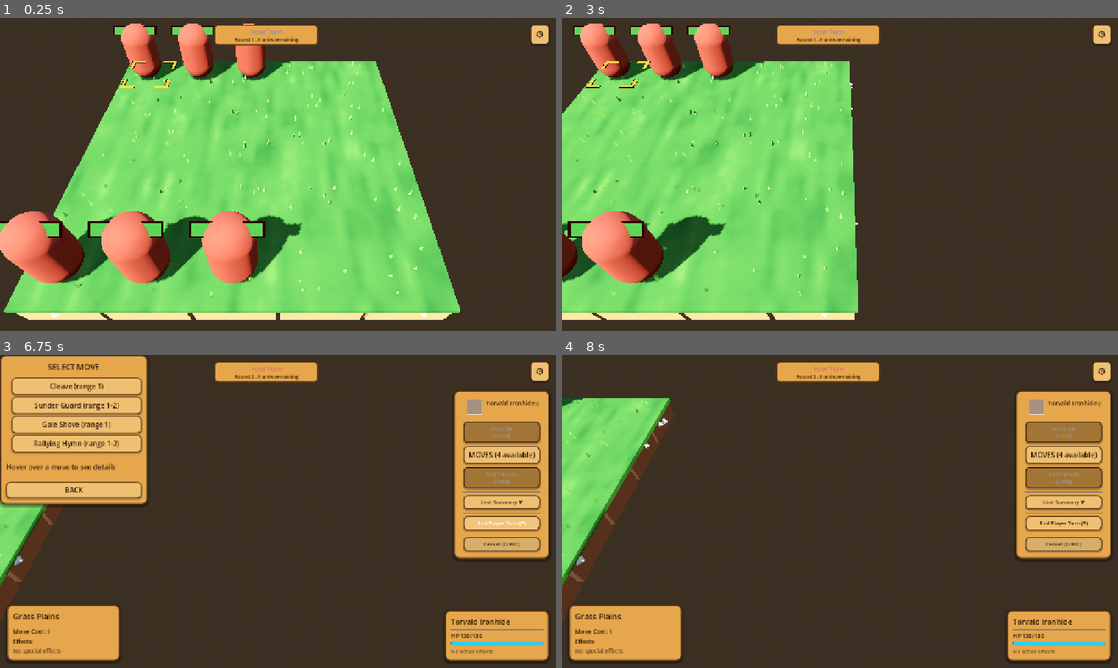
Above: before the commit, frames 1-4 (two rows, left to right).
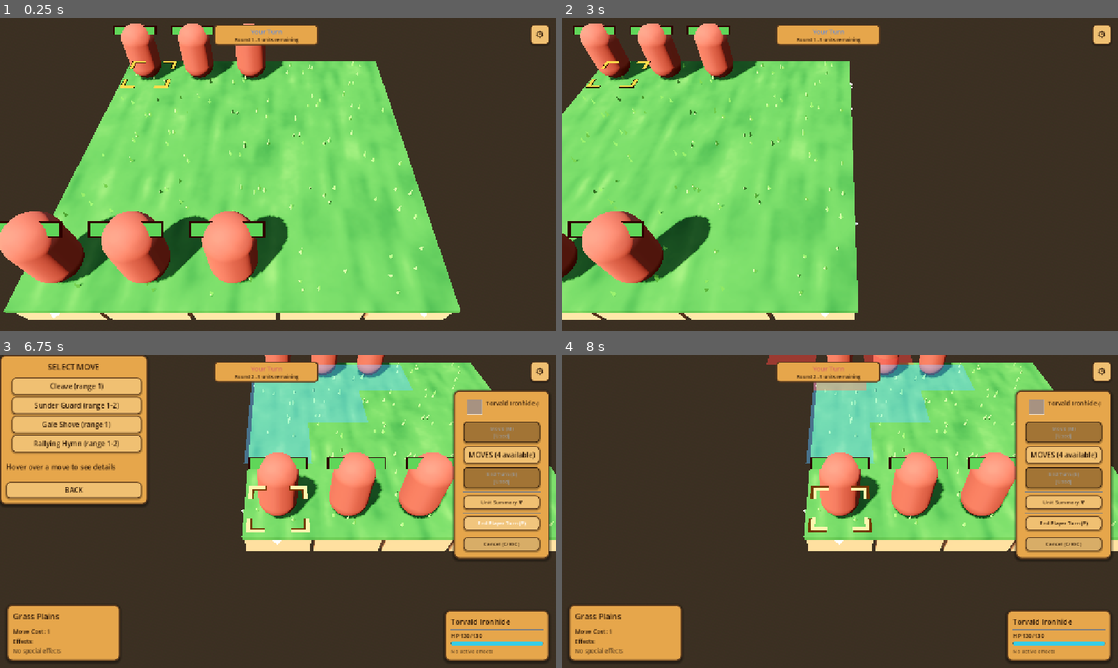
Above: after the commit, the same moments.

Repository: K-ennethA/Conquest
Game: Godot game, scene res://game/world/GameWorld.tscn
Two runs of this game, one before a commit and one after it. Both use one fixed random seed, a clock stepped at 60 frames per second and the inputs below. This scene is started directly instead of the project's main scene.
Inputs (mouse positions are in pixels of both pictures, inside the frame that each line leads up to):
- Up to frame 1 (0.25 s): no input
- Up to frame 2 (3 s): click "⚙" at 0.5 s; click (895, 140) at 1.25 s; click "Quick" at 2 s; tap Enter (ui_accept) at 2.75 s; move the mouse to (962, 158) at 2.77 s; hold Right (ui_right) from 2.78 s (still down); hold Shift from 2.78 s (still down); click (962, 158) at 2.92 s
- Up to frame 3 (6.75 s): tap Enter (ui_accept) at 3.02 s; release Right (ui_right) at 3.5 s; release Shift at 3.5 s; click "End Turn (E)" at 3.5 s; click "MOVES (4 available)" at 4.25 s; click "Unit Summary ▼" at 5 s; click "Unit Summary ▲" at 5.75 s; click "End Player Turn (P)" at 6.5 s
- Up to frame 4 (8 s): click "Cleave (range 1)" at 7.25 s

The runs differ from the first frame. In frame 1, 0.1% of the frame differs, in the area x 15-55%, y 13-70%; in frame 2, 0.2%; in frame 3, 25%; in frame 4, 30%, in the area x 0-100%, y 0-85%.

Commit message:
fix+feat: restore combat forecast, kill health-bar shadows, dim spent units, re-frame player on turn start
- Combat forecast REGRESSION fixed: the bottom-center reposition anchored the card
  with grow-from-bottom and equal top/bottom offsets, which collapsed it to zero
  height -- so clicking a move + hovering an enemy showed nothing ("attack simulator
  gone"). Re-anchored TOP-center below the now-slim turn chip (offset_top 70), the
  known-good grow-from-top layout; verified it renders (Hit/Damage/Crit/HP preview).
- Health bars no longer cast shadows: cast_shadow OFF on the billboard bar quads
  (an unshaded UI overlay casting a shadow was just a floating dark rectangle).
- Spent-unit indicator: UnitVisualManager dims any living unit that has acted this
  turn via a shared semi-transparent dark material_overlay (non-destructive, doesn't
  fight the hit/heal flash or selection glow), driven off has_acted_this_turn +
  unit_action_completed; restored automatically when actions reset next turn.
- Camera re-frames the PLAYER on turn start: rides the active turn system's
  turn_started (human turns only) and focuses the next acting unit (Speed First) or
  the first actable/living unit (Traditional), so control returning from the enemy
  phase glides back to your side consistently. Additive to the spawn/hit/heal focus.

Gate: import clean, suite 586/589 (3 known collaborative-lobby failures), clean boot.

Co-Authored-By: Claude Opus 4.8 <noreply@anthropic.com>

Diff:
--- a/game/ui/panels/CombatForecastPanel.gd
+++ b/game/ui/panels/CombatForecastPanel.gd
@@ -15,9 +15,10 @@
 # Positioned top-center so it never overlaps the right-edge sidebar.
 
 const CARD_WIDTH := 360.0
-## Distance from the bottom edge the card floats at. It lives at BOTTOM-center now,
-## clear of the top-center turn banner it used to overlap and the right-edge sidebar.
-const BOTTOM_MARGIN := 20.0
+## Distance from the TOP edge the card floats at. Sits just below the slim turn chip
+## (~56px top bar), so it no longer overlaps the banner but still reliably renders
+## (a bottom-anchored grow collapsed to zero height -- the "forecast is gone" bug).
+const TOP_MARGIN := 70.0
 
 # --- Node references (built once in _ready, only re-populated in show_forecast) --
 var _card: PanelContainer
@@ -63,14 +64,13 @@
 	_card.name = "ForecastCard"
 	_card.anchor_left = 0.5
 	_card.anchor_right = 0.5
-	_card.anchor_top = 1.0
-	_card.anchor_bottom = 1.0
+	_card.anchor_top = 0.0
+	_card.anchor_bottom = 0.0
 	_card.grow_horizontal = Control.GROW_DIRECTION_BOTH
-	_card.grow_vertical = Control.GROW_DIRECTION_BEGIN
+	_card.grow_vertical = Control.GROW_DIRECTION_END
 	_card.offset_left = -CARD_WIDTH * 0.5
 	_card.offset_right = CARD_WIDTH * 0.5
-	_card.offset_top = -BOTTOM_MARGIN
-	_card.offset_bottom = -BOTTOM_MARGIN
+	_card.offset_top = TOP_MARGIN
 	_card.mouse_filter = Control.MOUSE_FILTER_IGNORE
 	add_child(_card)
 
--- a/game/visuals/CameraController.gd
+++ b/game/visuals/CameraController.gd
@@ -109,6 +109,15 @@
 ## Time.get_ticks_msec() of the last event-driven auto-focus, for the cooldown gate.
 var _last_auto_focus_ms: int = 0
 
+## Cached TurnSystemManager autoload (absent in headless/minimal scenes) plus the turn
+## system we're currently listening to for turn_started. SEPARATE from the GameEvents
+## auto-focus wiring above so the two never clash: that path rides GameEvents' spawn/
+## hit/heal signals; THIS path rides the active turn system's per-turn turn_started so
+## control returning to the human re-frames a player unit. Distinct member name (mirrors
+## SpawnManager/TurnIndicator's _watched_ts) keeps the (re)connect bookkeeping isolated.
+var _turn_system_manager: Node = null
+var _focus_watched_ts: Node = null
+
 # AutoFocus mode ints, mirroring GameSettings.AutoFocus (kept local so we stay
 # null-safe when GameSettings is absent).
 const _AUTO_OFF: int = 0
@@ -127,6 +136,7 @@
 		call_deferred("fit_to_map")
 
 	_setup_auto_focus()
+	_setup_turn_focus()
 
 
 ## Flatten the authored camera axes onto the ground plane. Called once; the basis
@@ -669,3 +679,127 @@
 	if not is_instance_valid(unit) or not (unit is Node3D):
 		return
 	_request_auto_focus((unit as Node3D).global_position, false, false)
+
+
+# --- Turn-start focus (re-frame the player's side when control returns) ------
+##
+## During the ENEMY phase the camera chases the AI's actions (via the GameEvents
+## hit/spawn/heal auto-focus above) and is left wherever the AI finished. When control
+## returns to the HUMAN, nothing re-framed the player's side. This ADDITIVE path rides
+## the ACTIVE TURN SYSTEM's turn_started -- the reliable per-turn signal that fires for
+## AI advances too (PlayerManager's own signals don't), which is why every per-turn
+## system in this project (TurnIndicator, SpawnManager) listens here rather than to
+## PlayerManager. On a human turn start it glides the focus back to a relevant player
+## unit; the AI's turns are ignored (their own actions already drive the camera).
+##
+## Deliberately reuses the existing auto-focus machinery: it honours _should_auto_focus()
+## (OFF mode / mid-drag / typing) and glides via focus_on() (a gentle cinematic pull-in
+## when the mode is CINEMATIC), so it inherits the same feel and gating as every other
+## auto-focus, and never touches the authored basis or fov.
+
+## Wire to the active turn system's turn_started, (re)connecting when it activates or
+## switches. Mirrors SpawnManager.setup / TurnIndicator._ready exactly, but with its OWN
+## member (_focus_watched_ts) so it never disturbs the GameEvents auto-focus connections.
+func _setup_turn_focus() -> void:
+	_turn_system_manager = get_node_or_null("/root/TurnSystemManager")
+	if _turn_system_manager == null:
+		return
+	if _turn_system_manager.has_signal("turn_system_activated") \
+			and not _turn_system_manager.turn_system_activated.is_connected(_on_turn_system_activated_focus):
+		_turn_system_manager.turn_system_activated.connect(_on_turn_system_activated_focus)
+	if _turn_system_manager.has_method("has_active_turn_system") \
+			and _turn_system_manager.has_active_turn_system():
+		_on_turn_system_activated_focus(_turn_system_manager.get_active_turn_system())
+
+
+## (Re)wire to the active turn system's turn_started when it activates or switches.
+func _on_turn_system_activated_focus(ts) -> void:
+	if _focus_watched_ts == ts:
+		return
+	if _focus_watched_ts != null and is_instance_valid(_focus_watched_ts) \
+			and _focus_watched_ts.has_signal("turn_started") \
+			and _focus_watched_ts.turn_started.is_connected(_on_turn_focus_started):
+		_focus_watched_ts.turn_started.disconnect(_on_turn_focus_started)
+	_focus_watched_ts = ts
+	if ts != null and ts.has_signal("turn_started") \
+			and not ts.turn_started.is_connected(_on_turn_focus_started):
+		ts.turn_started.connect(_on_turn_focus_started)
+
+
+## A turn began. Re-frame ONLY when it's a human player's turn (the AI's own actions
+## already drive the camera) and auto-focus isn't suppressed. Glides to a relevant player
+## unit -- the current acting unit (Speed First) or a sensible player unit (Traditional).
+func _on_turn_focus_started(player) -> void:
+	if player == null:
+		return
+	# Human turns only: skip AI advances (we don't re-frame for them).
+	if "is_ai" in player and bool(player.is_ai):
+		return
+	# Same gating as the event auto-focus: OFF mode / mid grab-drag / typing.
+	if not _should_auto_focus():
+		return
+
+	var ts = _focus_watched_ts
+	if ts == null or not is_instance_valid(ts):
+		if _turn_system_manager != null and _turn_system_manager.has_method("has_active_turn_system") \
+				and _turn_system_manager.has_active_turn_system():
+			ts = _turn_system_manager.get_active_turn_system()
+	if ts == null or not is_instance_valid(ts):
+		return
+
+	var unit = _resolve_turn_focus_unit(ts, player)
+	if unit == null or not is_instance_valid(unit) or not (unit is Node3D):
+		return
+
+	# Gentle glide back to the player's side; CINEMATIC also dollies in toward a close
+	# framing. Bypass the cooldown -- a turn start is a rare, deliberate re-frame.
+	var cinematic: bool = _auto_focus_mode() == _AUTO_CINEMATIC
+	_request_auto_focus((unit as Node3D).global_position, cinematic, true)
+
+
+## Resolve which of [param player]'s units to focus for the turn that just started.
+## Speed First exposes the unit whose turn it is via get_current_acting_unit(); prefer
+## that (it IS the next unit to move). Otherwise (Traditional / player-based) pick a
+## sensible one: the first of the player's units that can still act, else the first
+## living one. Duck-typed and null-safe throughout; returns null when nothing fits.
+func _resolve_turn_focus_unit(ts, player):
+	# Speed First: the current acting unit is exactly the next unit that will move.
+	if ts.has_method("get_current_acting_unit"):
+		var acting = ts.get_current_acting_unit()
+		if acting != null and is_instance_valid(acting):
+			return acting
+
+	# Traditional / player-based: scan this player's registered units.
+	var units: Array = []
+	if ts.has_method("get_units_for_player"):
+		var owned = ts.get_units_for_player(player)
+		if owned is Array:
+			units = owned
+
+	var first_living = null
+	for u in units:
+		if u == null or not is_instance_valid(u):
+			continue
+		# Skip the dead: we want a LIVING unit as the fallback focus.
+		if u.has_method("is_alive") and not bool(u.is_alive()):
+			continue
+		if first_living == null:
+			first_living = u
+		# Prefer the first unit that can still act this turn.
+		if u.has_method("can_act") and bool(u.can_act()):
+			return u
+	return first_living
+
+
+func _exit_tree() -> void:
+	# Explicitly drop the turn-system subscriptions (freeing auto-disconnects, but being
+	# explicit keeps a reused instance from double-subscribing). The GameEvents auto-focus
+	# connections are on autoloads and tear down with the node the same way.
+	if _turn_system_manager != null and is_instance_valid(_turn_system_manager) \
+			and _turn_system_manager.has_signal("turn_system_activated") \
+			and _turn_system_manager.turn_system_activated.is_connected(_on_turn_system_activated_focus):
+		_turn_system_manager.turn_system_activated.disconnect(_on_turn_system_activated_focus)
+	if _focus_watched_ts != null and is_instance_valid(_focus_watched_ts) \
+			and _focus_watched_ts.has_signal("turn_started") \
+			and _focus_watched_ts.turn_started.is_connected(_on_turn_focus_started):
+		_focus_watched_ts.turn_started.disconnect(_on_turn_focus_started)
--- a/game/visuals/HealthBar.gd
+++ b/game/visuals/HealthBar.gd
@@ -124,6 +124,9 @@
 	bg_mesh.size = BG_SIZE
 	background.mesh = bg_mesh
 	background.material_override = _background_material
+	# A UI overlay bar must never cast shadows onto the map (it billboards + is
+	# unshaded, so a cast shadow is just a floating dark rectangle artifact).
+	background.cast_shadow = GeometryInstance3D.SHADOW_CASTING_SETTING_OFF
 
 	# Create health fill quad (fits inside background, leaving a thin border visible)
 	var health_mesh = QuadMesh.new()
@@ -131,6 +134,7 @@
 	health_fill.mesh = health_mesh
 	health_fill.material_override = _health_material
 	health_fill.position.z = 0.01  # Slightly in front of background
+	health_fill.cast_shadow = GeometryInstance3D.SHADOW_CASTING_SETTING_OFF
 
 	# Fire-Emblem style: the map bar shows HP as a pure colored bar, no numbers.
 	# The Label3D node still exists in HealthBar.tscn, so hide it here rather
--- a/game/visuals/UnitVisualManager.gd
+++ b/game/visuals/UnitVisualManager.gd
@@ -8,11 +8,22 @@
 
 var _health_bar_scene: PackedScene
 var _unit_health_bars: Dictionary = {}  # Unit -> HealthBar
+
+# Shared "spent turn" dim wash (Fire Emblem style greying-out). One material is
+# reused across every unit and every frame -- never allocate per unit -- and it
+# is applied non-destructively via each MeshInstance3D's `material_overlay`, which
+# composites OVER the model's own materials without replacing them, so clearing it
+# (`material_overlay = null`) restores the original look exactly. Chosen over
+# GeometryInstance3D.transparency because a dark unshaded wash reads clearly as
+# "greyed / desaturated / spent" rather than merely fading the model out.
+var _dim_material: StandardMaterial3D = null
 
 func _ready():
 	if not player_materials:
 		player_materials = PlayerMaterials.new()
 
+	_ensure_dim_material()
+
 	# Load health bar scene
 	_health_bar_scene = preload("res://game/visuals/HealthBar.tscn")
 
@@ -20,8 +31,11 @@
 	if TurnSystemManager:
 		TurnSystemManager.turn_system_activated.connect(_on_turn_system_activated)
 
-	# Connect to game events
-	GameEvents.unit_action_completed.connect(_on_unit_action_completed)
+	# Connect to game events (null-safe: guard the signal exists and isn't already
+	# wired so a minimal/headless scene never crashes on a missing bus).
+	if GameEvents and GameEvents.has_signal("unit_action_completed") \
+			and not GameEvents.unit_action_completed.is_connected(_on_unit_action_completed):
+		GameEvents.unit_action_completed.connect(_on_unit_action_completed)
 
 func setup_unit_visuals(unit: Unit, player_assignment: PlayerMaterials.PlayerTeam) -> void:
 	"""Set up all visual elements for a unit"""
@@ -217,49 +231,86 @@
 		var speed_system = turn_system as SpeedFirstTurnSystem
 		has_acted = unit in speed_system.get_units_that_acted_this_round()
 
-	# Apply appropriate visual state
-	if has_acted:
-		apply_acted_visual(unit, true)
-	else:
-		var player = _determine_unit_player(unit)
-		_apply_player_material(unit, player)
+	# Apply appropriate visual state. Restore the base player material first (clears
+	# any selection-glow material_override), then re-apply the dim overlay on top for
+	# a spent unit -- the two use independent channels (override vs overlay).
+	var player = _determine_unit_player(unit)
+	_apply_player_material(unit, player)
+	apply_acted_visual(unit, has_acted)
 
 func apply_acted_visual(unit: Unit, has_acted: bool) -> void:
-	"""Apply or remove visual effects for units that have acted"""
-	var mesh_instance = unit.get_node("MeshInstance3D")
-	if not mesh_instance:
-		return
-
-	if has_acted:
-		# Gray out the unit by reducing saturation and brightness
-		var player = _determine_unit_player(unit)
-		var base_material = player_materials.get_player_material(player, _get_unit_type(unit))
-
-		var acted_material = base_material.duplicate()
-
-		# Reduce albedo brightness and saturation
-		var original_color = acted_material.albedo_color
-		var gray_color = Color(
-			original_color.r * 0.5 + 0.3,  # Mix with gray
-			original_color.g * 0.5 + 0.3,
-			original_color.b * 0.5 + 0.3,
-			original_color.a * 0.7  # Make slightly transparent
-		)
-		acted_material.albedo_color = gray_color
-
-		# Reduce emission if present
-		if acted_material.emission_enabled:
-			acted_material.emission = acted_material.emission * 0.3
-
-		# Reduce metallic and increase roughness for duller appearance
-		acted_material.metallic = acted_material.metallic * 0.5
-		acted_material.roughness = min(acted_material.roughness + 0.3, 1.0)
-
-		mesh_instance.material_override = acted_material
-	else:
-		# Restore original material
-		var player = _determine_unit_player(unit)
-		_apply_player_material(unit, player)
+	"""Dim a unit that has spent its turn (or clear the dim when it can act again).
+
+	Non-destructive: we set a SHARED semi-transparent dark grey `material_overlay`
+	on every MeshInstance3D under the unit's visible model, which composites over
+	the model's own materials. Setting `material_overlay = null` restores the
+	original look exactly -- no material is duplicated, copied, or overwritten, so
+	this never fights UnitAnimator's transient hit/heal `material_override` flashes.
+	Resolves the model the same way UnitAnimator does (CharacterModel glb root, else
+	a placeholder MeshInstance3D, else the first mesh found)."""
+	if not is_instance_valid(unit):
+		return
+
+	var model_root: Node = _get_model_root(unit)
+	if model_root == null:
+		return
+
+	# Only living, spent units are dimmed; dead units are being removed, and a unit
+	# that can act again must read as fully active.
+	var should_dim: bool = has_acted and unit.is_alive()
+	var overlay: Material = _ensure_dim_material() if should_dim else null
+
+	var meshes: Array[MeshInstance3D] = []
+	_collect_meshes(model_root, meshes)
+	for mesh in meshes:
+		if is_instance_valid(mesh):
+			mesh.material_overlay = overlay
+
+## Build (once) and return the shared dim wash material. Lazily created so it is
+## always available even if apply_acted_visual runs before _ready.
+func _ensure_dim_material() -> StandardMaterial3D:
+	if _dim_material == null:
+		var mat: StandardMaterial3D = StandardMaterial3D.new()
+		mat.transparency = BaseMaterial3D.TRANSPARENCY_ALPHA
+		# Unshaded so the wash is a consistent flat grey regardless of scene
+		# lighting -- it reads as "greyed out / spent" everywhere.
+		mat.shading_mode = BaseMaterial3D.SHADING_MODE_UNSHADED
+		mat.albedo_color = Color(0.11, 0.11, 0.15, 0.55)
+		_dim_material = mat
+	return _dim_material
+
+## Resolve a unit's visible model root, mirroring UnitAnimator._get_anim_root:
+## prefer the "CharacterModel" glb root, else the placeholder "MeshInstance3D",
+## else the first MeshInstance3D found anywhere below the unit. Null-safe.
+func _get_model_root(unit: Unit) -> Node:
+	if not is_instance_valid(unit):
+		return null
+	var model: Node = unit.get_node_or_null("CharacterModel")
+	if model is Node3D:
+		return model
+	var direct: Node = unit.get_node_or_null("MeshInstance3D")
+	if direct is Node3D:
+		return direct
+	return _find_first_mesh(unit)
+
+## Gather every MeshInstance3D at or below [param node] into [param out].
+func _collect_meshes(node: Node, out: Array[MeshInstance3D]) -> void:
+	if node == null:
+		return
+	if node is MeshInstance3D:
+		out.append(node as MeshInstance3D)
+	for child in node.get_children():
+		_collect_meshes(child, out)
+
+## First MeshInstance3D anywhere below [param node], or null.
+func _find_first_mesh(node: Node) -> MeshInstance3D:
+	for child in node.get_children():
+		if child is MeshInstance3D:
+			return child as MeshInstance3D
+		var found: MeshInstance3D = _find_first_mesh(child)
+		if found != null:
+			return found
+	return null
 
 func _get_unit_type(unit: Unit) -> UnitType.Type:
 	"""Get the unit type for a unit"""
@@ -304,26 +355,18 @@
 		return PlayerMaterials.PlayerTeam.NEUTRAL
 
 func update_all_unit_visuals() -> void:
-	"""Update visual state of all units based on current turn system"""
-	if not TurnSystemManager.has_active_turn_system():
-		return
-
-	var turn_system = TurnSystemManager.get_active_turn_system()
-
+	"""Refresh the acted/spent dim for every unit from its own turn state.
+
+	Driven by the unit's authoritative `has_acted_this_turn` flag rather than a
+	turn-system side list, so a unit un-dims automatically the moment its actions
+	reset (reset_turn_actions() clears the flag, and this runs on turn start)."""
 	# Find all units in the scene
-	var all_units = _find_all_units()
+	var all_units: Array[Unit] = _find_all_units()
 
 	for unit in all_units:
-		var has_acted = false
-
-		if turn_system is TraditionalTurnSystem:
-			var trad_system = turn_system as TraditionalTurnSystem
-			var acted_units = trad_system.get_units_that_acted()
-			has_acted = unit in acted_units
-		elif turn_system is SpeedFirstTurnSystem:
-			var speed_system = turn_system as SpeedFirstTurnSystem
-			has_acted = unit in speed_system.get_units_that_acted_this_round()
-
+		if not is_instance_valid(unit):
+			continue
+		var has_acted: bool = bool(unit.has_acted_this_turn)
 		apply_acted_visual(unit, has_acted)
 
 func _find_all_units() -> Array[Unit]:
@@ -381,7 +424,11 @@
 
 func _on_unit_action_completed(unit: Unit, action_type: String) -> void:
 	"""Handle unit action completion from GameEvents"""
-	# Update visuals after a short delay to ensure turn system has processed the action
+	# Dim the acting unit immediately for instant feedback; the unit has already
+	# set has_acted_this_turn in mark_action_completed by the time this fires.
+	if is_instance_valid(unit):
+		apply_acted_visual(unit, bool(unit.has_acted_this_turn))
+	# Then sweep all units after a short delay so any turn-system side effects settle.
 	await get_tree().create_timer(0.1).timeout
 	update_all_unit_visuals()
 
